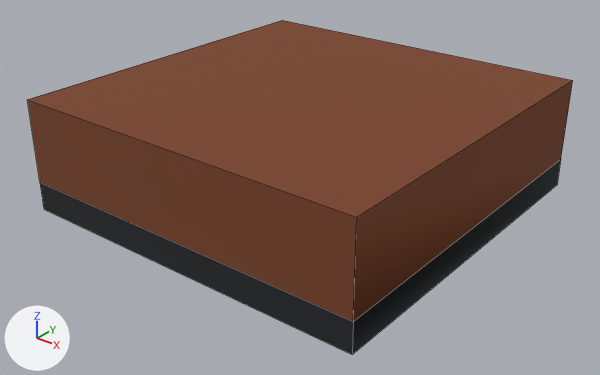
What one commit did to the FBX model assets/3d/export/pc_engineer_foot.fbx.
The view is the same before and after, from a 50 mm lens placed at (1.266, -1.618, 0.868), pointed at (0.025, -0.067, -0.093). The axes (+X, +Y, +Z) are drawn at lower left. The lights are the same throughout. The picture after the commit comes second. Mesh edges are drawn as thin lines. Vertices at exactly the same position are counted once.

Before the edit, the objects in view are built like this:
```python
me_pc_engineer_foot = bpy.data.meshes.new('pc_engineer_foot')
me_pc_engineer_foot.from_pydata(...)  # 12 vertices, 11 faces; spans x -0.505..0.505, y -0.5..0.5, z -0.155..0.155
me_pc_engineer_foot.materials.append(mat_palette)  # picture img_palette_png
ob_pc_engineer_foot = bpy.data.objects.new('pc_engineer_foot', me_pc_engineer_foot)
ob_pc_engineer_foot.location = (0.0, 0.0, 0.0)
```
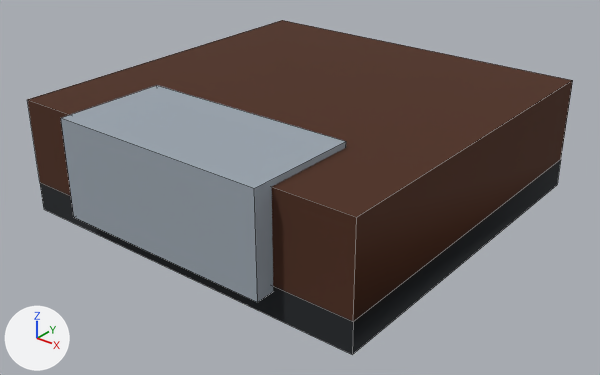
Patch to the scene script:
```diff
--- a/assets/3d/export/pc_engineer_foot.fbx.py
+++ b/assets/3d/export/pc_engineer_foot.fbx.py
@@ me_pc_engineer_foot @@
 # used by ob_pc_engineer_foot; location = (0.0, 0.0, 0.0)
-me_pc_engineer_foot.from_pydata(...)  # 12 vertices, 11 faces; spans x -0.505..0.505, y -0.5..0.5, z -0.155..0.155
+me_pc_engineer_foot.from_pydata(...)  # 20 vertices, 17 faces; spans x -0.505..0.505, y -0.55..0.5, z -0.155..0.17
+# me_pc_engineer_foot part 1: a new loose piece, a box spanning x -0.3..0.3, y -0.55..-0.25, z -0.09..0.17, in mat_palette (picture img_palette_png)
+# me_pc_engineer_foot part 2: 6 kept faces spanning x -0.505..0.505, y -0.5..0.5, z -0.075..0.155 get new texture (UV) coordinates
 me_pc_engineer_foot.materials.append(mat_palette)
```

Pixel boxes (x1, y1, x2, y2) of what changed, in the pictures (600 x 375 px):
part 1 of me_pc_engineer_foot, added: after (61, 85, 346, 302)
part 2 of me_pc_engineer_foot, surface changed: (27, 20, 573, 321) in both
